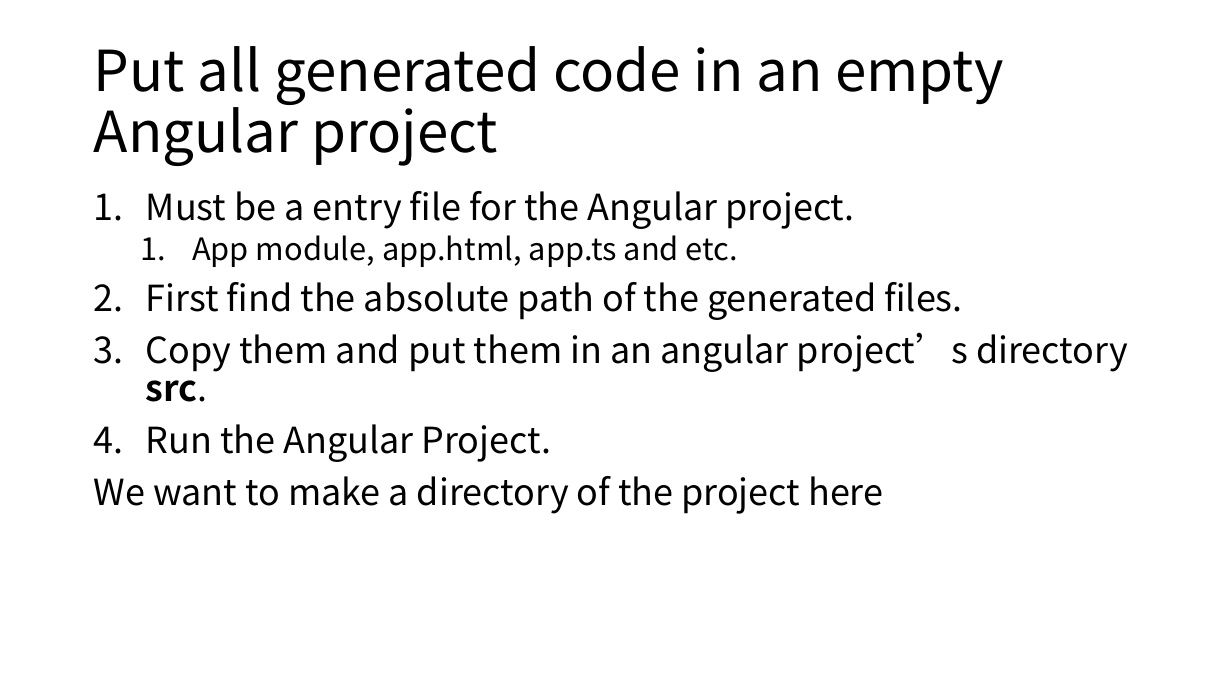
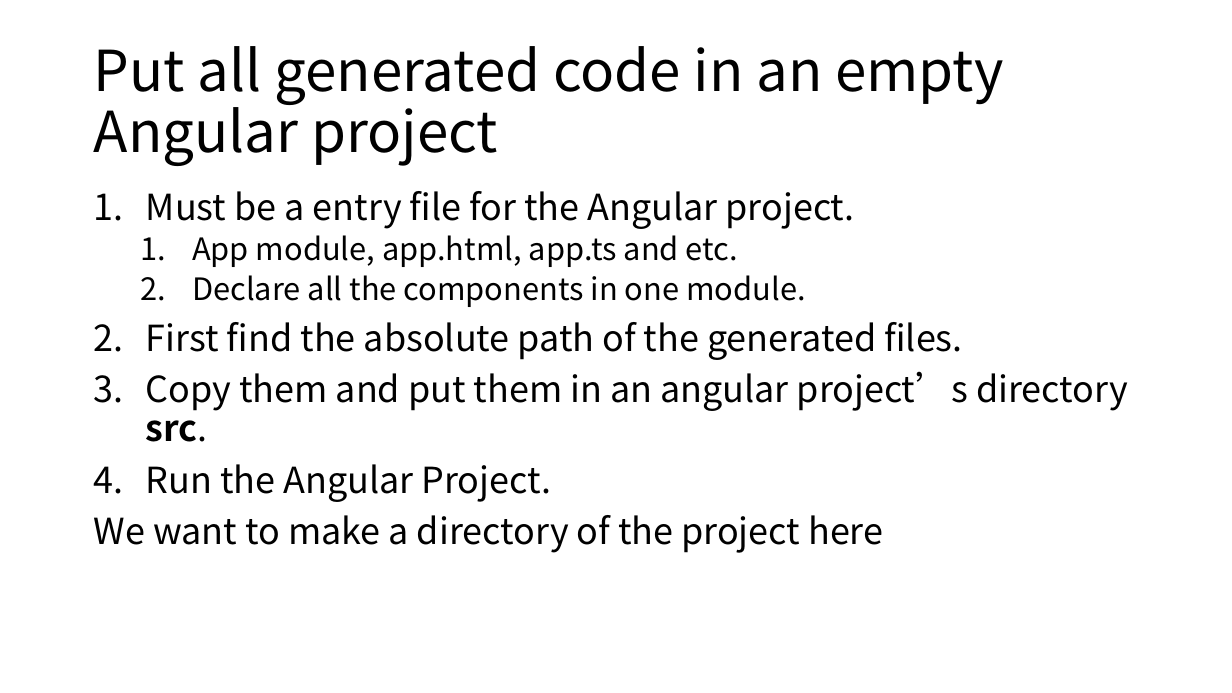
Before and after one commit to cedececa/tfg-model-2-web, a slide deck: slide 6 of planning-and-logs/Xtext&Xtend.pptx. Drawn at 1232x693 pixels with LibreOffice and Linux fonts; fonts in the diff are those of the drawing. Boxes give left, top, right and bottom in pixels: in the first picture for what was removed or moved away, otherwise in the second. Text is boxed around its words. In the diff, an @@ line names an element or a change of style, - is before the commit and + after.

```diff
--- a/planning-and-logs/Xtext&Xtend.pptx
+++ b/planning-and-logs/Xtext&Xtend.pptx
@@ text at box(192, 275, 805, 307): paragraph added @@
+  2. Declare all the components in one module.
```
Also in this commit, not shown: 1 other slide changed, 20 other files.
